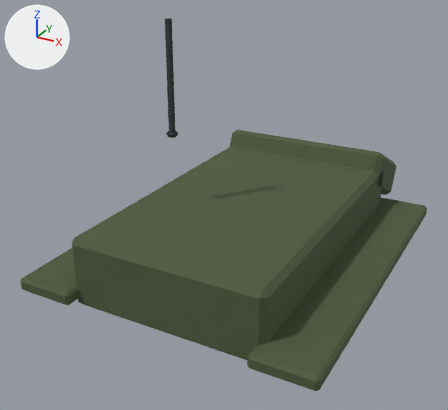
Two versions of the glTF model assets/models/tank_hull.glb, one commit apart.
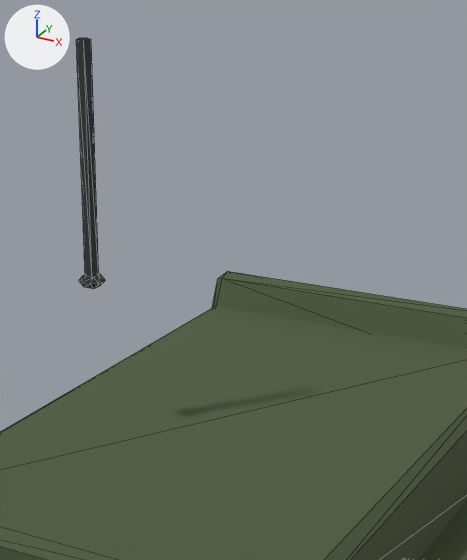
There are two pictures of each version: one whole from a 50 mm camera at (0.969, -1.949, 1.387) aimed at (-0.069, -0.062, 0.443), one close up on the part from 29% to 78% of the width and 0% to 65% of the height. Lighting does not change. The marker at upper left points along +X, +Y and +Z. The first two pictures are the older version. The close-ups show mesh edges as thin lines. Vertices at exactly the same position are counted once.

Script lines for the objects in view, before the commit:
```python
me_tank_hull_007 = bpy.data.meshes.new('tank_hull.007')
me_tank_hull_007.from_pydata(...)  # 122 vertices, 220 faces; spans x -0.55..0.55, y -0.66..0.839, z 0.21..1.13
me_tank_hull_007.materials.append(mat_palette)  # picture img_palette
ob_tank_hull = bpy.data.objects.new('tank_hull', me_tank_hull_007)
ob_tank_hull.location = (0.0, 0.0, 0.0)
```
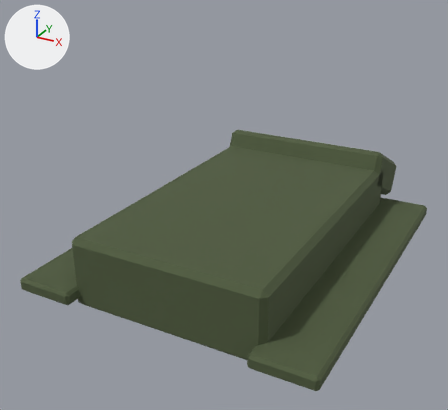
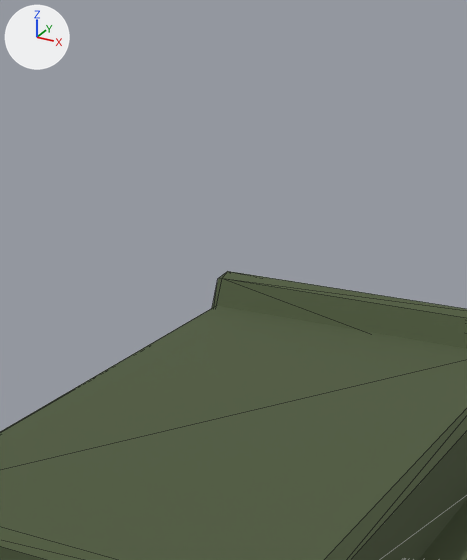
Pixel boxes [x1, y1, x2, y2] of what changed, in the close-ups (467 x 560 px):
'tank_hull', reshaped
    before: [0, 38, 467, 560]
    after: [0, 271, 467, 560]
part 1 of me_tank_hull_007, deleted
    before: [79, 274, 105, 288]
part 2 of me_tank_hull_007, deleted
    before: [76, 38, 99, 287]

What changed in the scene script:
```text
Change me_tank_hull_007:
    used by ob_tank_hull; location = (0.0, 0.0, 0.0)
    remove me_tank_hull_007.from_pydata(...)  # 122 vertices, 220 faces; spans x -0.55..0.55, y -0.66..0.839, z 0.21..1.13
    add me_tank_hull_007.from_pydata(...)  # 96 vertices, 176 faces; spans x -0.55..0.55, y -0.66..0.839, z 0.21..0.536
    me_tank_hull_007 part 1: the loose piece of 16 vertices spanning x -0.22..-0.18, y -0.22..-0.18, z 0.73..0.75 is deleted
    me_tank_hull_007 part 2: the loose piece of 10 vertices spanning x -0.211..-0.189, y -0.21..-0.188, z 0.73..1.13 is deleted
```
